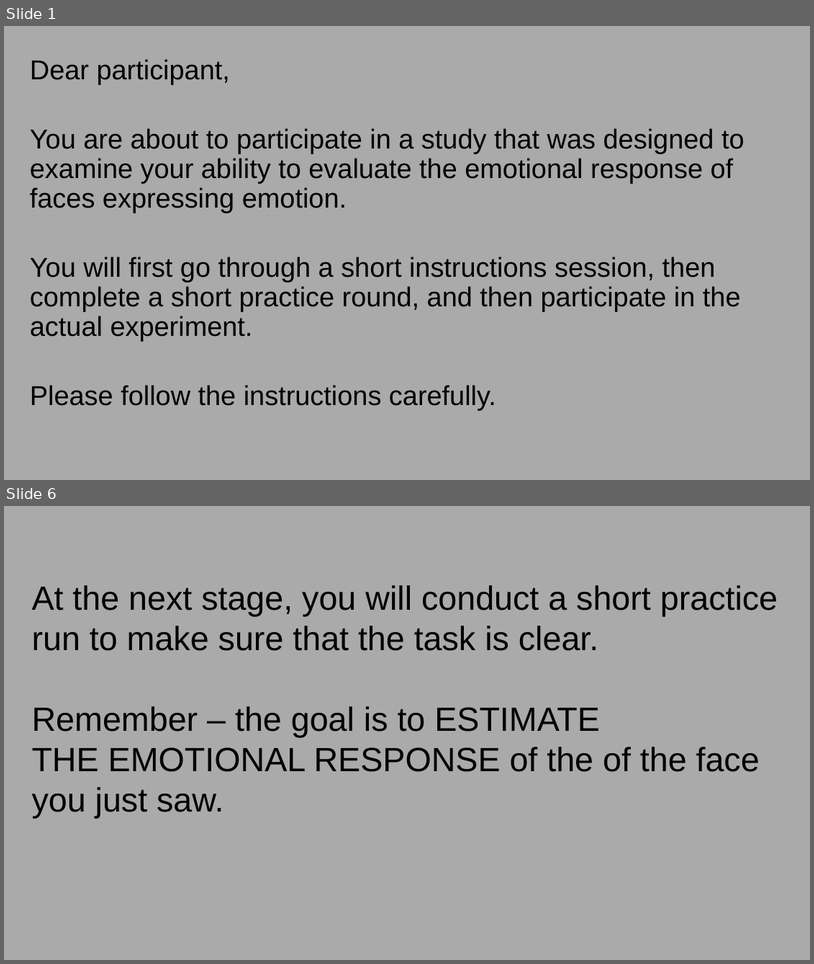
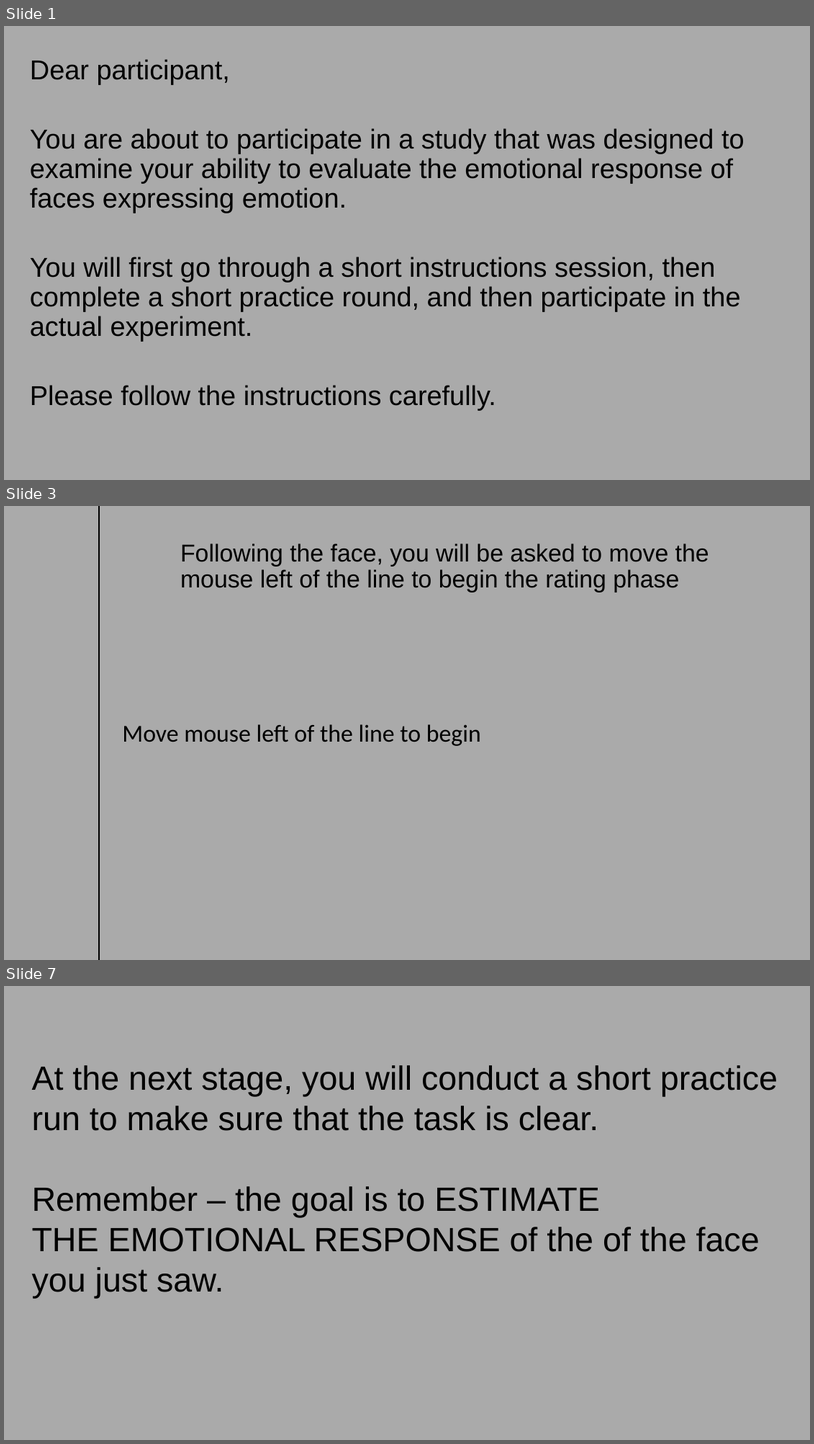
Before and after one commit to GoldenbergLab/task-sequential-faces-emotion-estimation, a slide deck: img/ins_single_face/instructions1.4.19.pptx. Shown one above the other, each under a label of ours: slides 1 and 6 before the commit, slides 1, 3 and 7 after it; the slides between them are not shown. The pictures are 814x964 and 814x1444 pixels, drawn with LibreOffice and Linux fonts; fonts in the diff are those of the drawing. Boxes give left, top, right and bottom in pixels: in the first picture for what was removed or moved away, otherwise in the second. Text is boxed around its words. In the diff, an @@ line names an element or a change of style, - is before the commit and + after.

```diff
--- a/img/ins_single_face/instructions1.4.19.pptx
+++ b/img/ins_single_face/instructions1.4.19.pptx
@@ slide 3 added at <box>4,506,810,960</box>, background #AAAAAA @@
@@ line added from (99, 506) to (99, 960), #000000 4.5 pt @@
@@ title added at <box>180,543,710,592</box>, 58 pt, text #000000 @@
+Following the face, you will be asked to move the mouse left of the line to begin the rating phase
@@ text added at <box>122,724,481,746</box>, 58 pt, text #000000 @@
+Move mouse left of the line to begin
@@ what was slide 6 is now slide 7 @@
```
Also in this commit, not shown: 4 slides changed, 12 other files.
